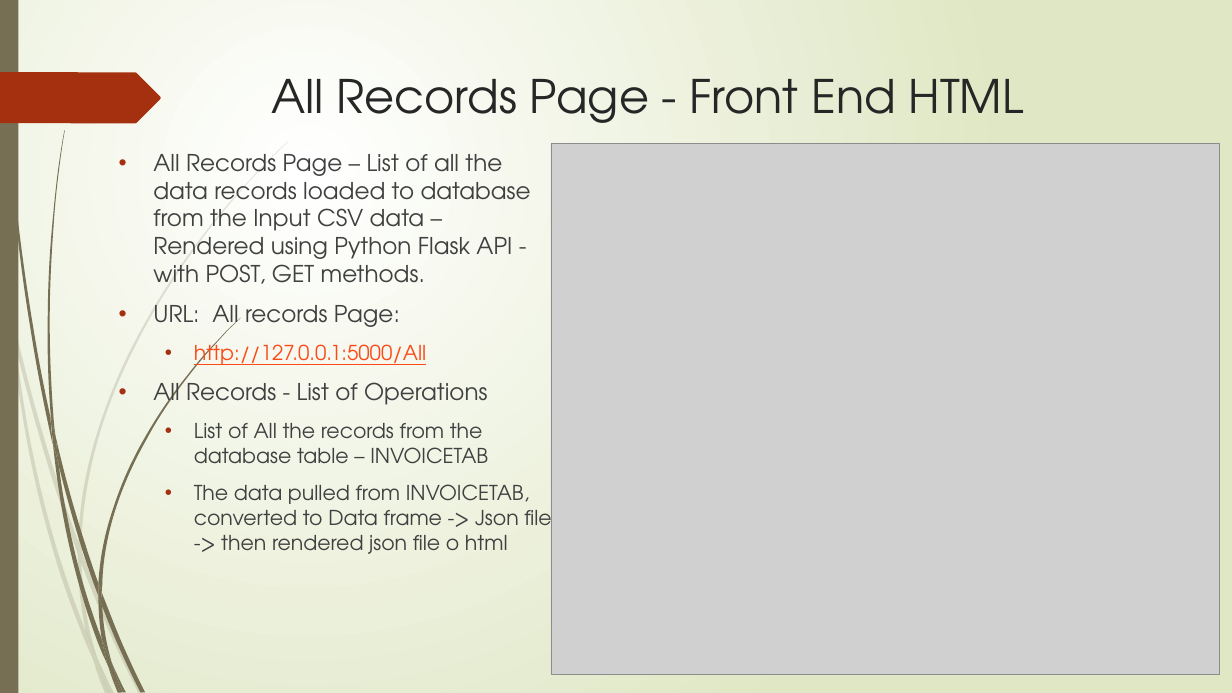
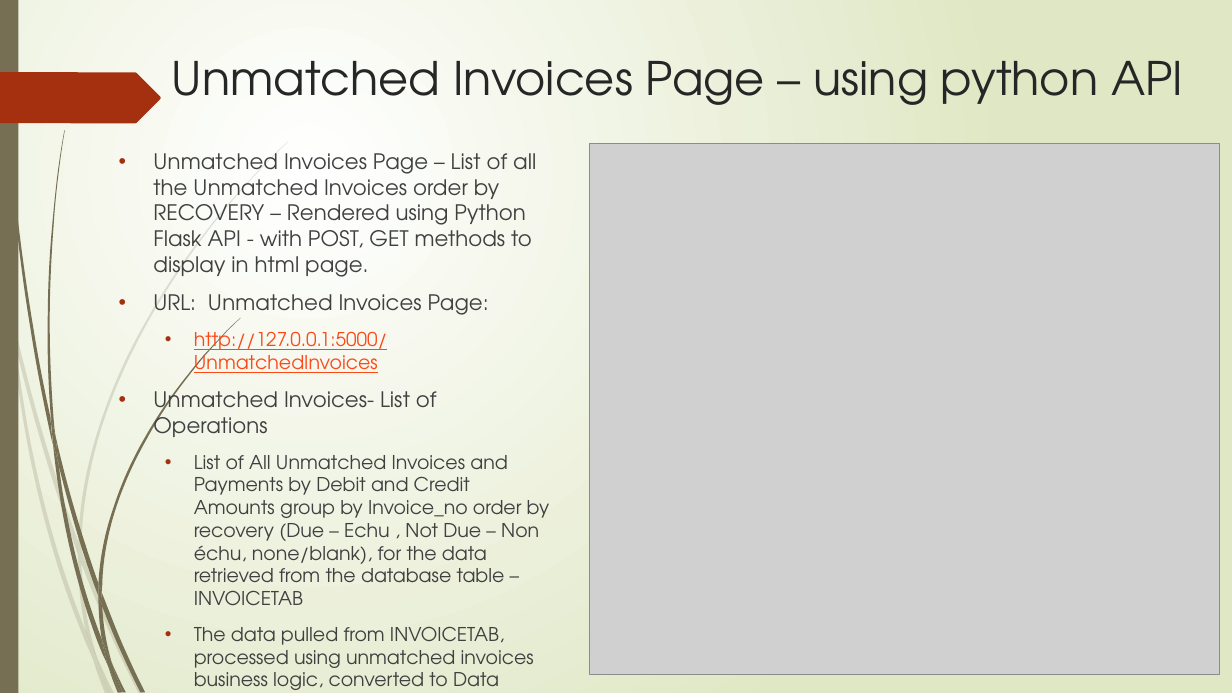
Before and after one commit to sureshcs0524/PythonProjects, a slide deck: slide 16 of Invoice Matching Application .pptx. Drawn at 1232x693 pixels with LibreOffice and Linux fonts; fonts in the diff are those of the drawing; grey boxes stand for pictures. Boxes give left, top, right and bottom in pixels: in the first picture for what was removed or moved away, otherwise in the second. Text is boxed around its words. In the diff, an @@ line names an element or a change of style, - is before the commit and + after.

Commit message:
Changes in Invoice Matching Applicaiton PPT

```diff
--- a/Invoice Matching Application .pptx
+++ b/Invoice Matching Application .pptx
@@ title at [171, 61, 1183, 105]: text changed @@
-All Records Page - Front End HTML
+Unmatched Invoices Page – using python API
@@ picture: place and size @@
-picture at [551, 144, 1220, 675]
+picture at [590, 144, 1220, 675]
@@ text at [153, 153, 550, 690]: text changed; size 18 to 14.8 pt @@
-• All Records Page – List of all the data records loaded to database from the Input CSV data – Rendered using Python Flask API - with POST, GET methods.
-• URL: All records Page:
-  • http://127.0.0.1:5000/All
-• All Records - List of Operations
-  • List of All the records from the database table – INVOICETAB
-  • The data pulled from INVOICETAB, converted to Data frame -> Json file -> then rendered json file o html
+• Unmatched Invoices Page – List of all the Unmatched Invoices order by RECOVERY – Rendered using Python Flask API - with POST, GET methods to display in html page.
+• URL: Unmatched Invoices Page:
+  • http://127.0.0.1:5000/UnmatchedInvoices
+• Unmatched Invoices- List of Operations
+  • List of All Unmatched Invoices and Payments by Debit and Credit Amounts group by Invoice_no order by recovery (Due – Echu , Not Due – Non échu, none/blank), for the data retrieved from the database table – INVOICETAB
+  • The data pulled from INVOICETAB, processed using unmatched invoices business logic, converted to Data frame -> Json file -> then rendered the json file to html
```
Also in this commit, not shown: 7 other slides changed, 5 slides added, 4 slides removed, 1 other file.
